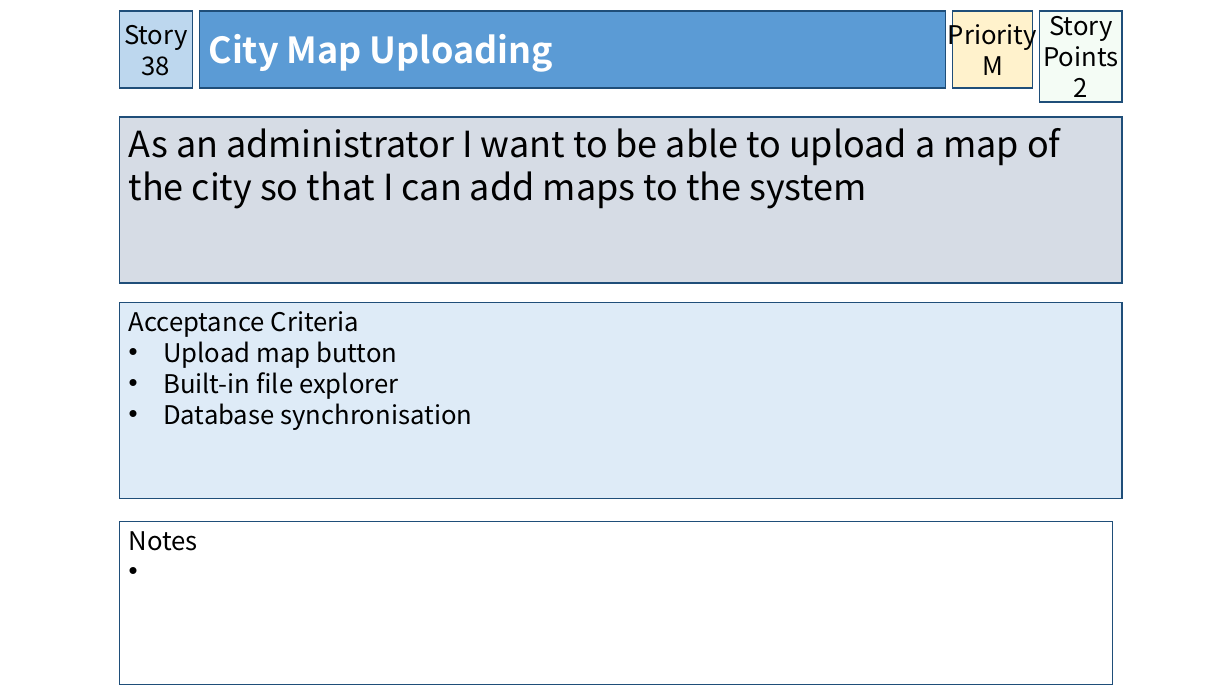
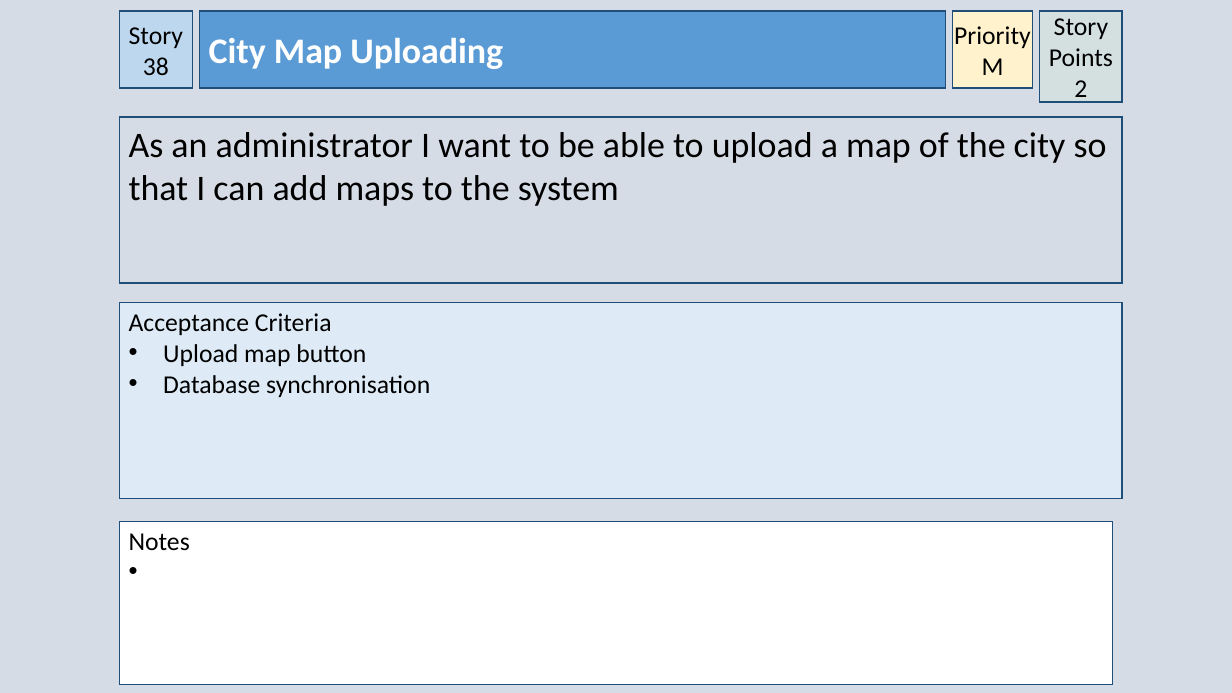
Before and after one commit to owencharters/IFB299, a slide deck: slide 30 of IFB299 - Collaborated User Stories - 2.pptx. Drawn at 1232x693 pixels with LibreOffice and Linux fonts; fonts in the diff are those of the drawing. Boxes give left, top, right and bottom in pixels: in the first picture for what was removed or moved away, otherwise in the second. Text is boxed around its words. In the diff, an @@ line names an element or a change of style, - is before the commit and + after.

```diff
--- a/IFB299 - Collaborated User Stories - 2.pptx
+++ b/IFB299 - Collaborated User Stories - 2.pptx
@@ background #FFFFFF to #D6DCE5 @@
@@ font Noto Sans CJK KR to Calibri in 7 elements at <box>119,11,192,88</box>, <box>200,11,945,88</box>, <box>119,117,1122,284</box>, <box>1040,11,1122,102</box>, <box>953,11,1033,88</box>, <box>119,521,1113,685</box>, <box>119,302,1122,498</box> @@
@@ text in rectangle at <box>163,366,399,399</box>: paragraph removed @@
-• Built-in file explorer
```
Also in this commit, not shown: 35 other slides changed.
